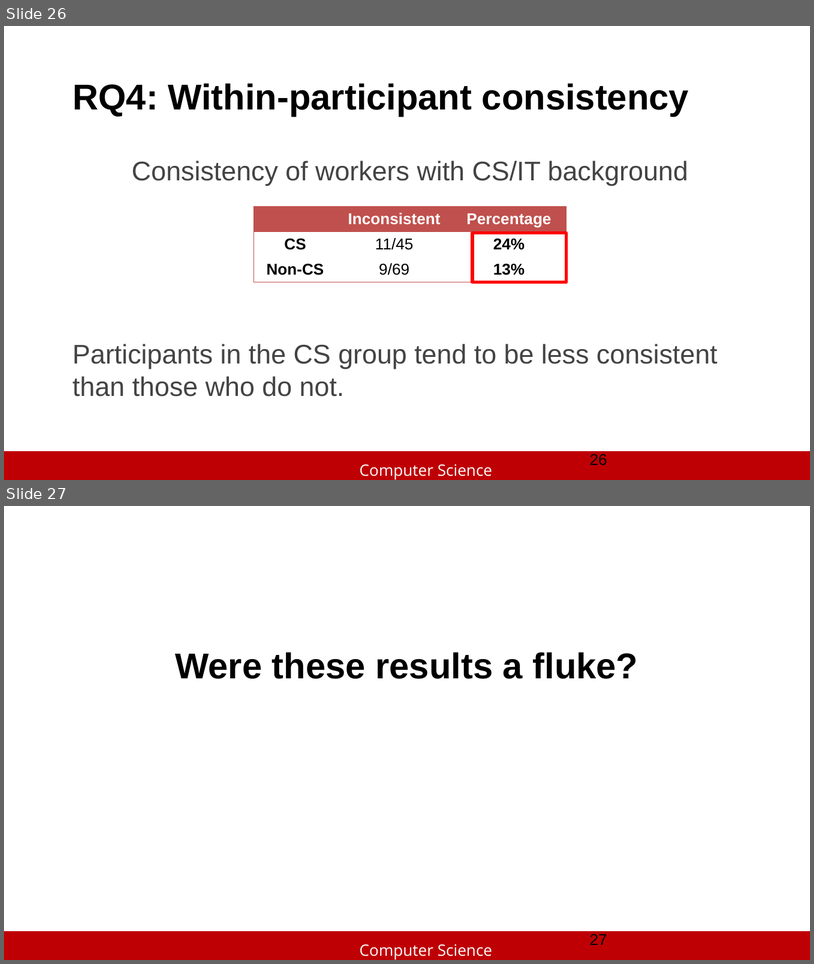
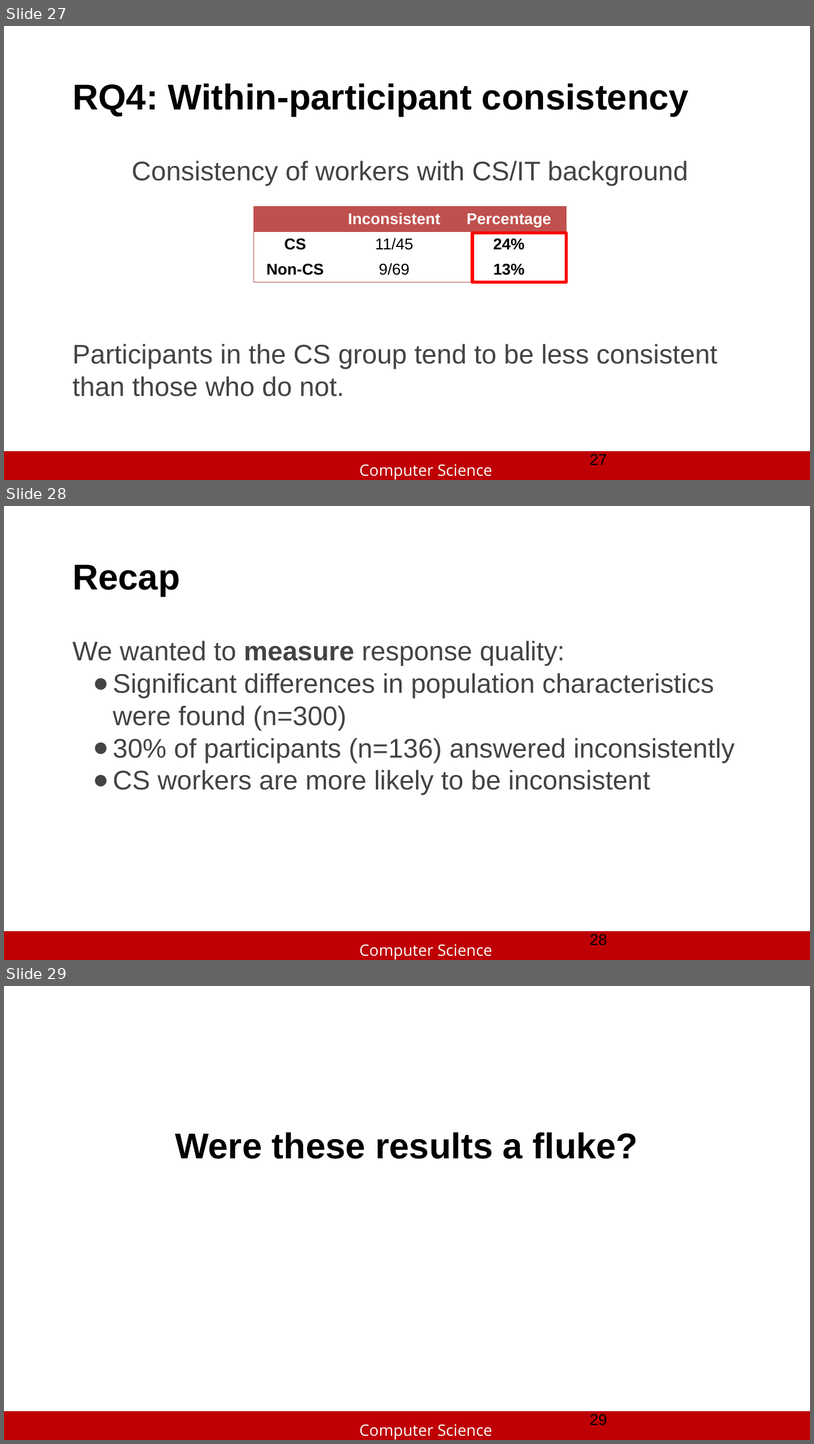
Before and after one commit to slhttc/slhttc.github.io, a slide deck: cv/Exploring Crowd Consistency in a Mechanical Turk Survey.pptx. Shown one above the other, each under a label of ours: slides 26 and 27 before the commit, slides 27, 28 and 29 after it. The pictures are 814x964 and 814x1444 pixels, drawn with LibreOffice and Linux fonts; fonts in the diff are those of the drawing; background and template pictures are left out. Boxes give left, top, right and bottom in pixels: in the first picture for what was removed or moved away, otherwise in the second. Text is boxed around its words. In the diff, an @@ line names an element or a change of style, - is before the commit and + after.

```diff
--- a/cv/Exploring Crowd Consistency in a Mechanical Turk Survey.pptx
+++ b/cv/Exploring Crowd Consistency in a Mechanical Turk Survey.pptx
@@ slide 28 added at (x1=4, y1=506, x2=810, y2=960), background #FFFFFF; not listed: 2 template elements that a slide beside it also shows @@
@@ title added at (x1=72, y1=565, x2=180, y2=596), 32 pt, text #000000, bold @@
+Recap
@@ subtitle added at (x1=72, y1=640, x2=735, y2=795), 24 pt, text #434343 @@
+We wanted to measure response quality:
+● Significant differences in population characteristics were found (n=300)
+● 30% of participants (n=136) answered inconsistently
+● CS workers are more likely to be inconsistent
@@ page number added at (x1=590, y1=933, x2=608, y2=945), 14 pt, text #000000 @@
+28
@@ what was slide 26 is now slide 27 @@
@@ page number at (x1=590, y1=453, x2=608, y2=465): text changed @@
-26
+27
@@ what was slide 27 is now slide 29 @@
@@ page number at (x1=590, y1=1413, x2=608, y2=1425): text changed @@
-27
+29
```
Also in this commit, not shown: 6 slides changed, 6 other slides added, 3 slides removed.
